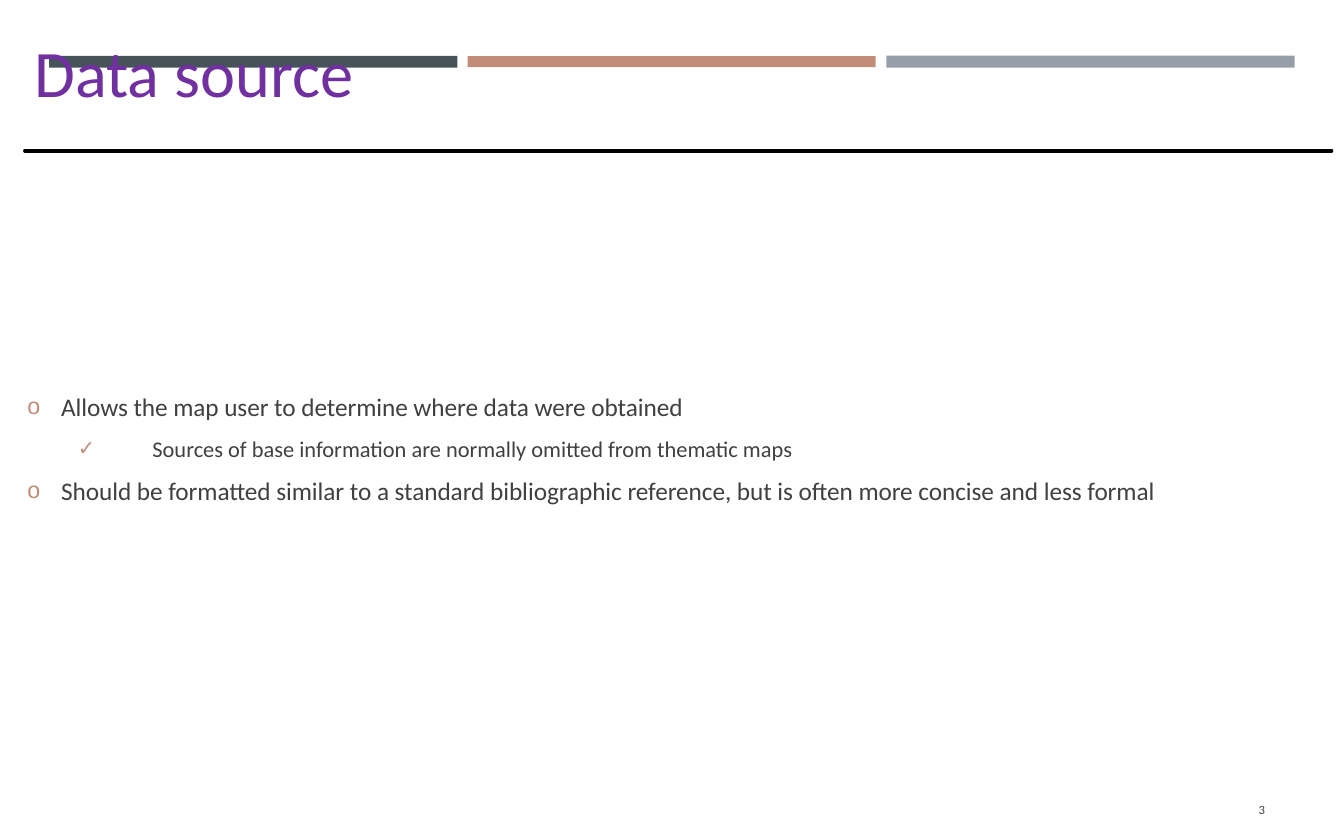
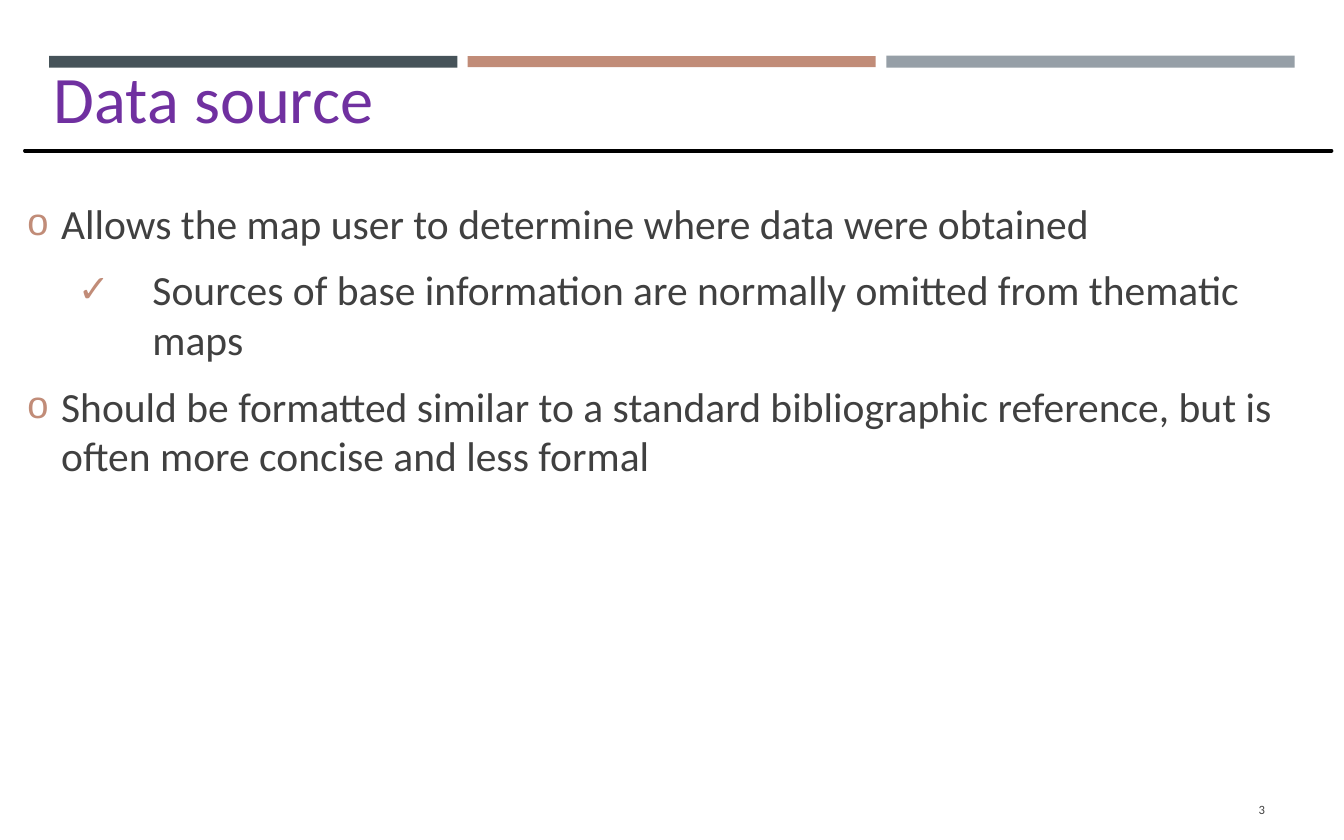
Before and after one commit to gisynw/GIS_I, a slide deck: slide 3 of docs/Lectures/Week07/Lecture07_GEOG2475_Thursday.pptx. Drawn at 1344x840 pixels with LibreOffice and Linux fonts; fonts in the diff are those of the drawing. Boxes give left, top, right and bottom in pixels: in the first picture for what was removed or moved away, otherwise in the second. Text is boxed around its words. In the diff, an @@ line names an element or a change of style, - is before the commit and + after.

```diff
--- a/docs/Lectures/Week07/Lecture07_GEOG2475_Thursday.pptx
+++ b/docs/Lectures/Week07/Lecture07_GEOG2475_Thursday.pptx
@@ text "Data source": place and size @@
-text "Data source" at <box>34,54,354,98</box>
+text "Data source" at <box>54,80,373,124</box>
@@ text "Allows the map user to ..." at <box>61,210,1272,472</box>: size 12.2 to 20 pt in "Allows the map user to determine where ...", "Should be formatted similar to a standard ..."; size 10.8 to 20 pt in "Sources of base information are normally omitted ..."; more space between paragraphs @@
```
Also in this commit, not shown: 13 other slides changed, 1 slide added, 10 other files.
